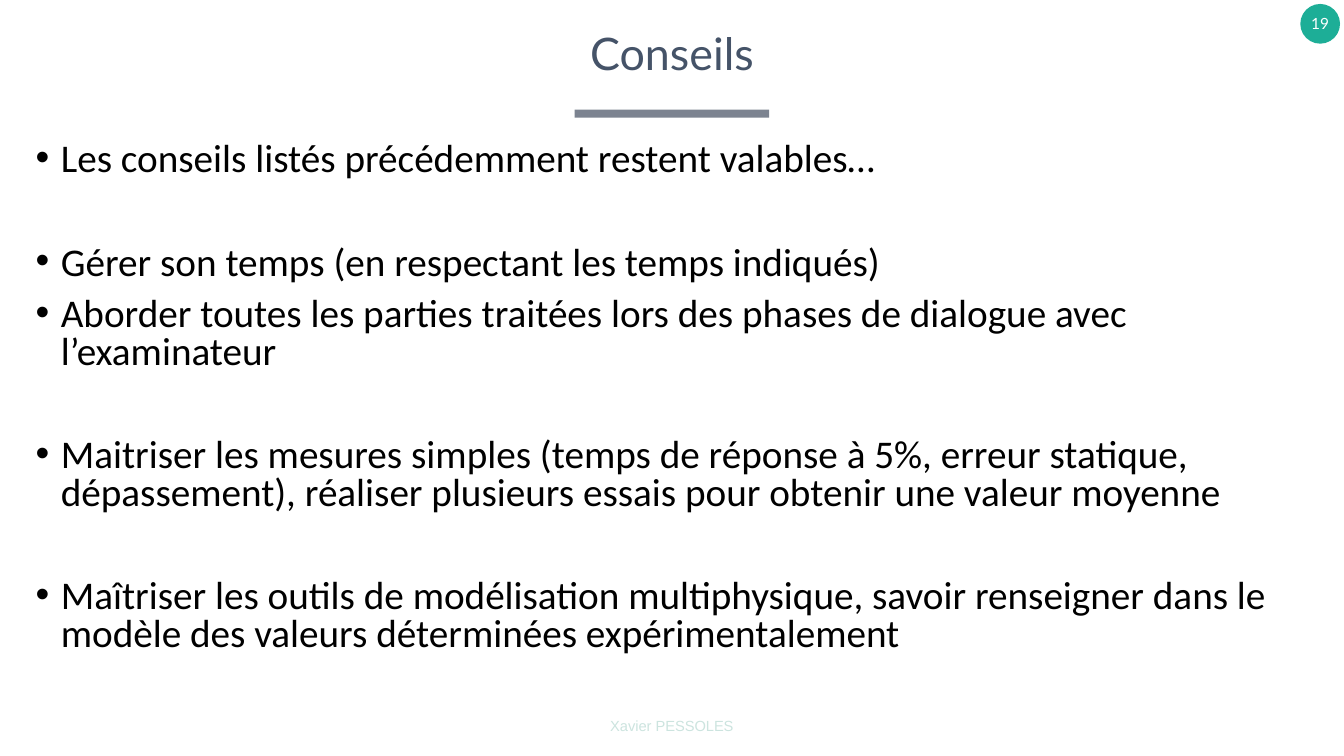
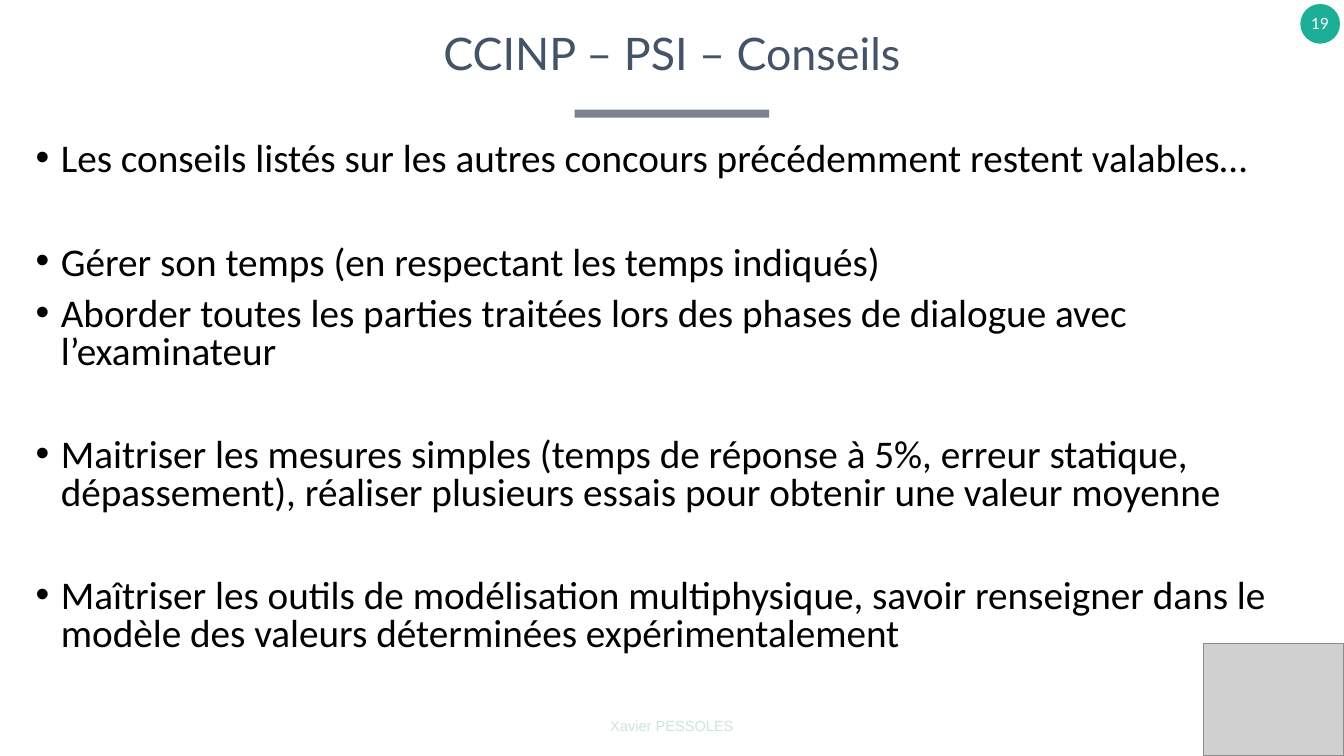
Before and after one commit to xpessoles/TP_Concours, a slide deck: slide 19 of A_Organisation/EpreuvesOralesCPGE.pptx. Drawn at 1344x756 pixels with LibreOffice and Linux fonts; fonts in the diff are those of the drawing; grey boxes stand for pictures. Boxes give left, top, right and bottom in pixels: in the first picture for what was removed or moved away, otherwise in the second. Text is boxed around its words. In the diff, an @@ line names an element or a change of style, - is before the commit and + after.

```diff
--- a/A_Organisation/EpreuvesOralesCPGE.pptx
+++ b/A_Organisation/EpreuvesOralesCPGE.pptx
@@ title at box(443, 37, 901, 71): text changed @@
-Conseils
+CCINP – PSI – Conseils
@@ text at box(61, 144, 1247, 179): text changed @@
-• Les conseils listés précédemment restent valables…
+• Les conseils listés sur les autres concours précédemment restent valables…
@@ picture added at box(1204, 643, 1344, 756) @@
```
Also in this commit, not shown: 2 other slides changed, 6 slides added.
